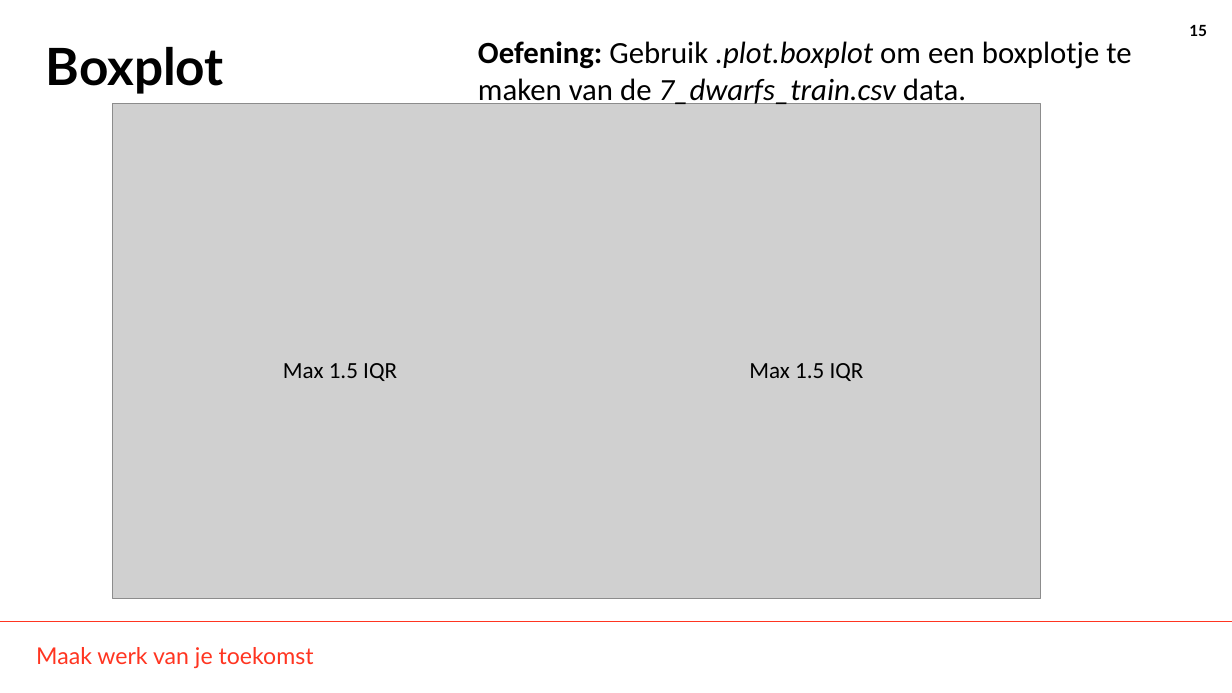
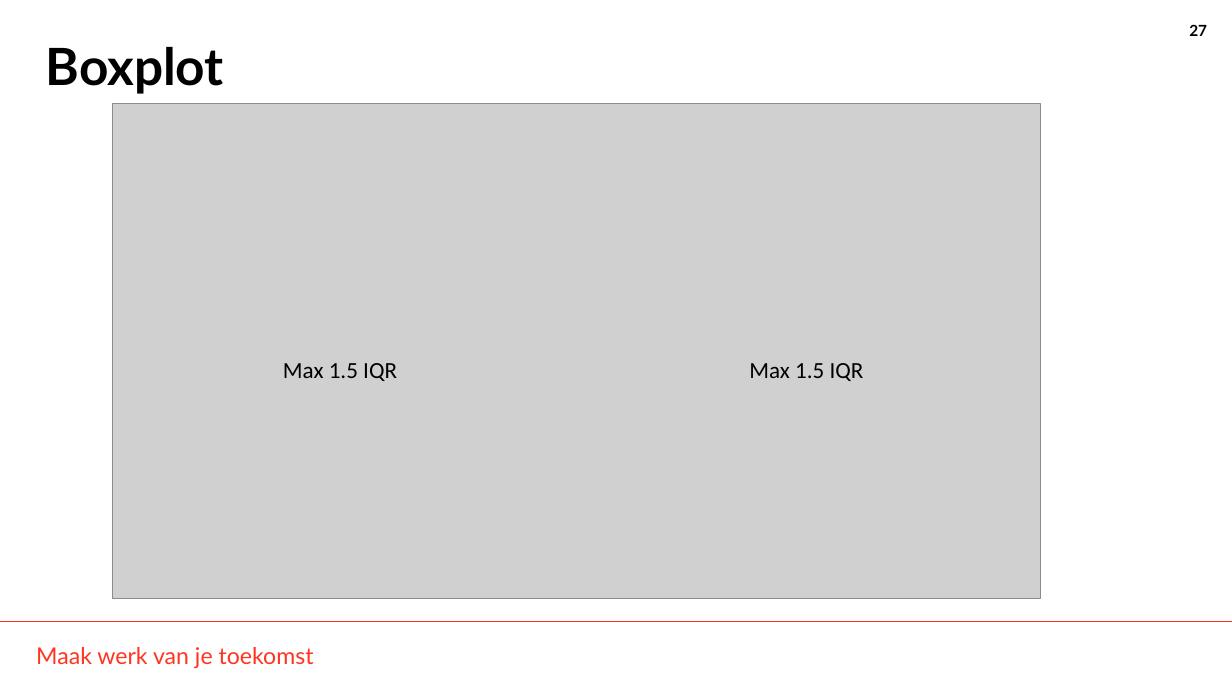
Before and after one commit to THellemans/data-science-syntra-ab, a slide deck: slide 27 of 06 statistiek/04 Numerieke data verdelingen verkennen/04 Numerieke data verdelingen verkennen.pptx (slide 15 before the commit). Drawn at 1232x693 pixels with LibreOffice and Linux fonts; fonts in the diff are those of the drawing; grey boxes stand for pictures; background and template pictures are left out. Boxes give left, top, right and bottom in pixels: in the first picture for what was removed or moved away, otherwise in the second. Text is boxed around its words. In the diff, an @@ line names an element or a change of style, - is before the commit and + after.

```diff
--- a/06 statistiek/04 Numerieke data verdelingen verkennen/04 Numerieke data verdelingen verkennen.pptx
+++ b/06 statistiek/04 Numerieke data verdelingen verkennen/04 Numerieke data verdelingen verkennen.pptx
@@ page number at bbox=[1189, 24, 1207, 36]: text changed @@
-15
+27
@@ text removed at bbox=[478, 41, 1131, 108] @@
-Oefening: Gebruik .plot.boxplot om een boxplotje te maken van de 7_dwarfs_train.csv data.
```
Also in this commit, not shown: 12 other slides changed, 12 slides added, 3 slides removed, 29 other files.
